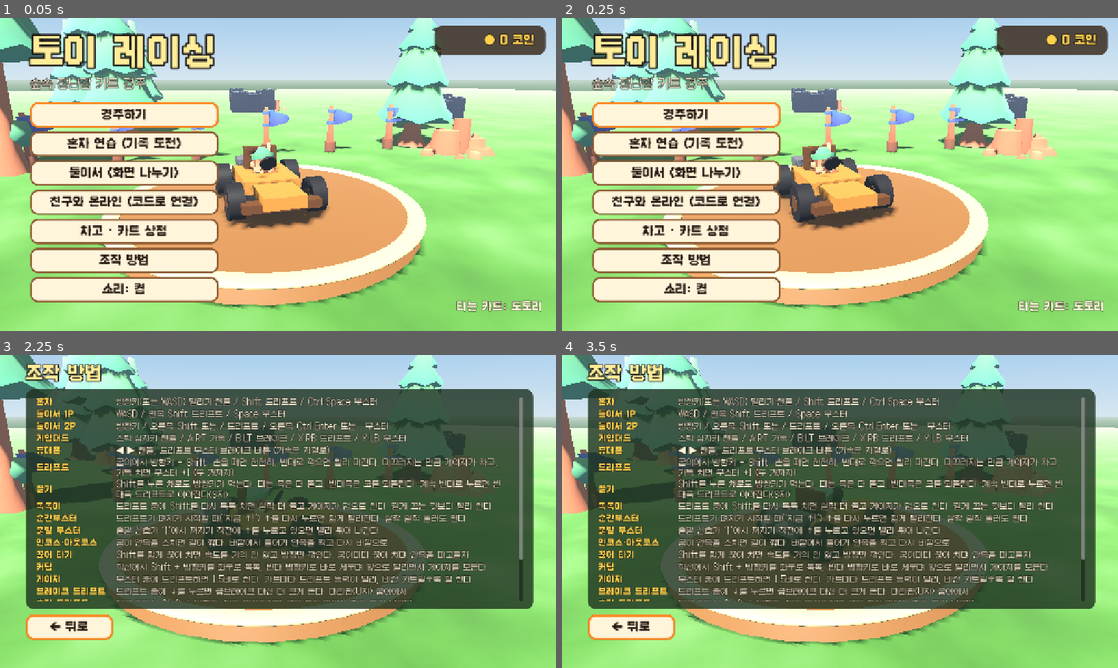
Above: before the commit, frames 1-4 (two rows, left to right).
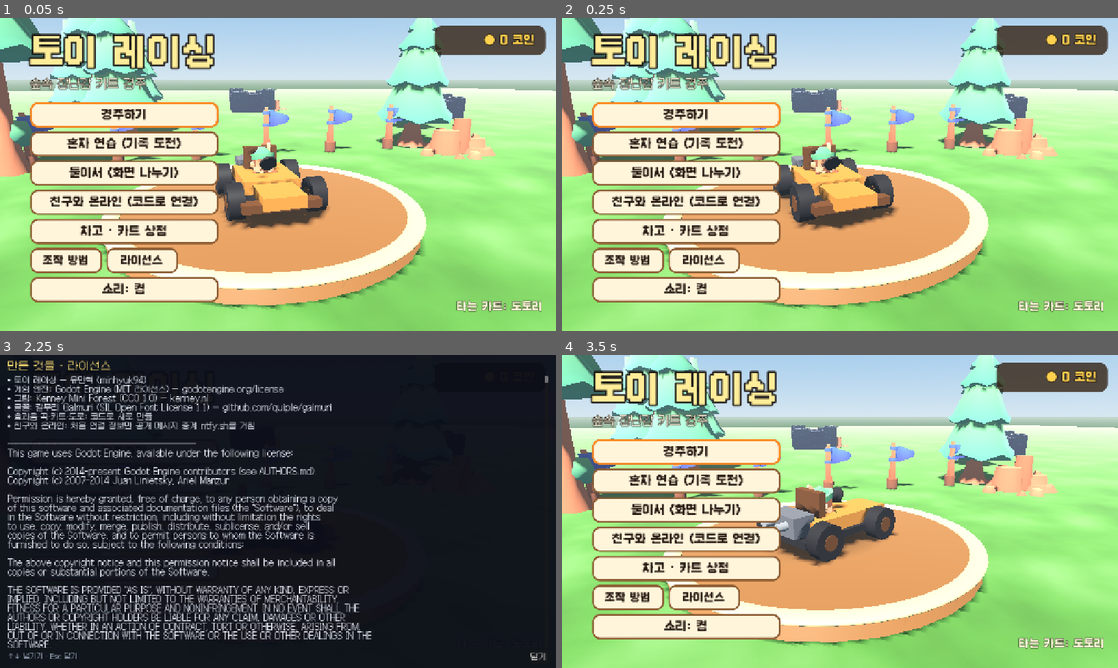
Above: after the commit, the same moments.

Repository: mhyoo-games/toy_racing
Game: Godot game, scene res://scenes/main.tscn
The game is run twice, just before and just after one commit, with the same random seed, the same clock (stepped at 60 frames per second) and the same inputs.
Inputs (mouse positions are in pixels of both pictures, inside the frame that each line leads up to):
- Up to frame 1 (0.05 s): no input
- Up to frame 2 (0.25 s): no input
- Up to frame 3 (2.25 s): click "조작 방법" at 0.5 s; click "← 뒤로" at 1.25 s; click (144, 599) at 2 s, where only the run after the commit has a clickable "라이선스"
- Up to frame 4 (3.5 s): click (1101, 655) at 2.75 s, where only the run after the commit has a clickable "닫기"

The runs differ from the first frame. In frame 1, 1.2% of the frame differs, in the area x 7-40%, y 73-82%; in frame 2, 1.2%; in frame 3, 99%, in the area x 0-100%, y 0-100%; in frame 4, 69%.

Commit message:
처음 화면에 '라이선스' 추가: Godot 엔진(MIT)·엔진 안 라이브러리·갈무리 글꼴 전문·그림 출처
Co-Authored-By: Claude Opus 5.5 <noreply@anthropic.com>
Claude-Session: https://claude.ai/code/session_012c35DRFcPfDK4CUQBsiQHA

Diff:
--- a/scripts/dev.gd
+++ b/scripts/dev.gd
@@ -62,6 +62,8 @@
 	match plan:
 		"title":
 			await shot("title")
+		"licenses":
+			main().menu._licenses(); await wait(0.6); await shot("licenses")
 		"tracks":
 			Game.mode = "race"
 			main().menu.show_screen("tracks"); await wait(0.5); await shot("tracks")
--- /dev/null
+++ b/scripts/licenses.gd
@@ -0,0 +1,112 @@
+extends Control
+## 만든 것들·라이선스 화면 (Godot 엔진과 그 안의 라이브러리, 글꼴, 그림 표시).
+## 쓰는 법: var l = preload("res://scripts/licenses.gd").new(); l.credits = [...]; l.font_size = 16; add_child(l)
+## 닫히면 `closed` 신호. Esc·X·Z·Enter·Backspace로 닫고 ↑↓ PageUp/PageDown으로 넘긴다.
+
+signal closed
+
+var credits: Array = []
+var font_size := 16
+var font: Font = null   ## 따로 줄 글꼴 (프로젝트 기본 글꼴이 없을 때)
+var text_box: RichTextLabel
+
+func _ready() -> void:
+	name = "Licenses"
+	# 부모 크기와 상관없이 화면 전체를 덮는다
+	top_level = true
+	position = Vector2.ZERO
+	size = get_viewport_rect().size
+	get_viewport().size_changed.connect(func(): size = get_viewport_rect().size)
+	mouse_filter = Control.MOUSE_FILTER_STOP
+	if font:
+		var th := Theme.new()
+		th.default_font = font
+		theme = th
+	var bg := ColorRect.new()
+	bg.color = Color(0.04, 0.05, 0.09, 0.96)
+	bg.set_anchors_and_offsets_preset(Control.PRESET_FULL_RECT)
+	add_child(bg)
+	var m := float(font_size)
+	var col := VBoxContainer.new()
+	col.set_anchors_and_offsets_preset(Control.PRESET_FULL_RECT)
+	col.offset_left = m
+	col.offset_right = -m
+	col.offset_top = m * 0.6
+	col.offset_bottom = -m * 0.6
+	col.add_theme_constant_override("separation", int(m * 0.4))
+	add_child(col)
+	var title := Label.new()
+	title.text = "만든 것들 · 라이선스"
+	title.add_theme_font_size_override("font_size", int(m * 1.4))
+	title.add_theme_color_override("font_color", Color(1.0, 0.88, 0.45))
+	col.add_child(title)
+	text_box = RichTextLabel.new()
+	text_box.bbcode_enabled = false
+	text_box.scroll_active = true
+	text_box.selection_enabled = false
+	text_box.size_flags_vertical = Control.SIZE_EXPAND_FILL
+	text_box.add_theme_font_size_override("normal_font_size", int(m))
+	text_box.add_theme_color_override("default_color", Color(0.9, 0.92, 0.96))
+	text_box.text = full_text(credits)
+	col.add_child(text_box)
+	var row := HBoxContainer.new()
+	row.add_theme_constant_override("separation", int(m))
+	col.add_child(row)
+	var hint := Label.new()
+	hint.text = "↑↓ 넘기기 · Esc 닫기"
+	hint.add_theme_font_size_override("font_size", int(m * 0.85))
+	hint.add_theme_color_override("font_color", Color(0.7, 0.75, 0.85))
+	hint.size_flags_horizontal = Control.SIZE_EXPAND_FILL
+	row.add_child(hint)
+	var close := Button.new()
+	close.text = "닫기"
+	close.add_theme_font_size_override("font_size", int(m))
+	close.pressed.connect(_close)
+	row.add_child(close)
+
+func _close() -> void:
+	closed.emit()
+	queue_free()
+
+func _input(e: InputEvent) -> void:
+	if not (e is InputEventKey and e.pressed):
+		return
+	var bar := text_box.get_v_scroll_bar()
+	match (e as InputEventKey).physical_keycode:
+		KEY_ESCAPE, KEY_X, KEY_Z, KEY_ENTER, KEY_KP_ENTER, KEY_BACKSPACE, KEY_SPACE:
+			_close()
+		KEY_UP:
+			bar.value -= font_size * 3
+		KEY_DOWN:
+			bar.value += font_size * 3
+		KEY_PAGEUP:
+			bar.value -= text_box.size.y * 0.9
+		KEY_PAGEDOWN:
+			bar.value += text_box.size.y * 0.9
+	get_viewport().set_input_as_handled()
+
+## 보여 줄 글 전부
+static func full_text(credits: Array) -> String:
+	var t := ""
+	for c in credits:
+		t += "• " + str(c) + "\n"
+	t += "\n────────────────────────\n"
+	t += "This game uses Godot Engine, available under the following license:\n\n"
+	t += Engine.get_license_text()
+	t += "\n\n────────────────────────\n"
+	t += "Godot Engine에 들어 있는 다른 소프트웨어 (Third-party licenses)\n"
+	t += "Portions of this software are copyright © The FreeType Project (www.freetype.org). All rights reserved.\n"
+	for info in Engine.get_copyright_info():
+		t += "\n- " + str(info.get("name", ""))
+		for part in info.get("parts", []):
+			for line in part.get("copyright", []):
+				t += "\n    © " + str(line)
+			t += "\n    License: " + str(part.get("license", ""))
+	var lic: Dictionary = Engine.get_license_info()
+	for key in lic:
+		t += "\n\n==== " + str(key) + " ====\n" + str(lic[key])
+	# 글꼴 라이선스 전문
+	for path in ["res://assets/fonts/OFL.txt"]:
+		if FileAccess.file_exists(path):
+			t += "\n\n────────────────────────\n갈무리(Galmuri) 글꼴 라이선스\n" + FileAccess.get_file_as_string(path)
+	return t
--- a/scripts/menu.gd
+++ b/scripts/menu.gd
@@ -73,7 +73,11 @@
 	v.add_child(UI.button("둘이서 (화면 나누기)", func(): _pick_mode("duo"), 340))
 	v.add_child(UI.button("친구와 온라인 (코드로 연결)", func(): Game.mode = "online"; show_screen("online"), 340))
 	v.add_child(UI.button("차고 · 카트 상점", func(): garage_who = 1; garage_pick = ""; show_screen("garage"), 340))
-	v.add_child(UI.button("조작 방법", func(): show_screen("help"), 340))
+	var hrow := HBoxContainer.new()
+	hrow.add_theme_constant_override("separation", 10)
+	hrow.add_child(UI.button("조작 방법", func(): show_screen("help"), 165, 24))
+	hrow.add_child(UI.button("라이선스", _licenses, 165, 24))
+	v.add_child(hrow)
 	var snd := UI.button("소리: " + ("끔" if Sound.muted else "켬"), func(): pass, 340)
 	snd.pressed.connect(func():
 		Sound.set_muted(not Sound.muted)
@@ -85,6 +89,21 @@
 	add_child(info)
 	_pin(info, Control.PRESET_BOTTOM_RIGHT, -420, -70, -30, -30)
 	_focus_first(v)
+
+## 만든 것들·라이선스 (Godot 엔진·글꼴·그림)
+func _licenses() -> void:
+	var l: Control = preload("res://scripts/licenses.gd").new()
+	l.credits = [
+		"토이 레이싱 — 유민혁 (minhyuk94)",
+		"게임 엔진: Godot Engine (MIT 라이선스) — godotengine.org/license",
+		"그림: Kenney Mini Forest (CC0 1.0) — kenney.nl",
+		"글꼴: 갈무리 Galmuri (SIL Open Font License 1.1) — github.com/quiple/galmuri",
+		"효과음·곡·카트·도로: 코드로 새로 만듦",
+		"친구와 온라인: 처음 연결 정보만 공개 메시지 중계 ntfy.sh를 거침",
+	]
+	l.font_size = 18
+	l.closed.connect(func(): _focus_first(self))
+	add_child(l)
 
 func _pick_mode(m: String) -> void:
 	Game.mode = m
Not shown, added: assets/fonts/OFL.txt
Not shown, changed: export_presets.cfg
Not shown, added: scripts/licenses.gd.uid
Not shown, changed: CLAUDE.md
